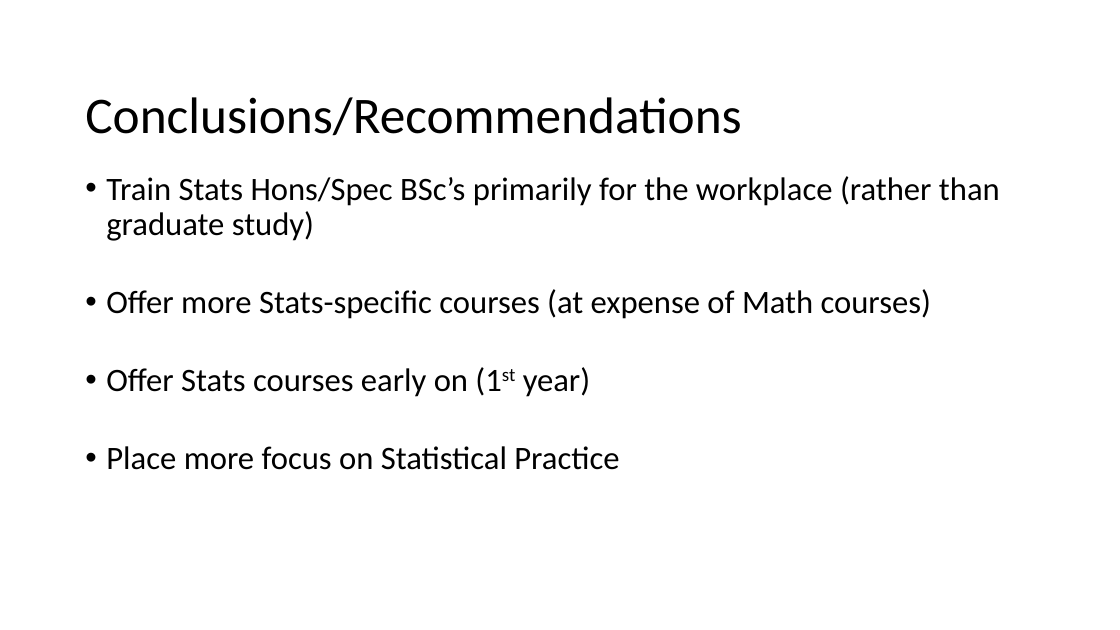
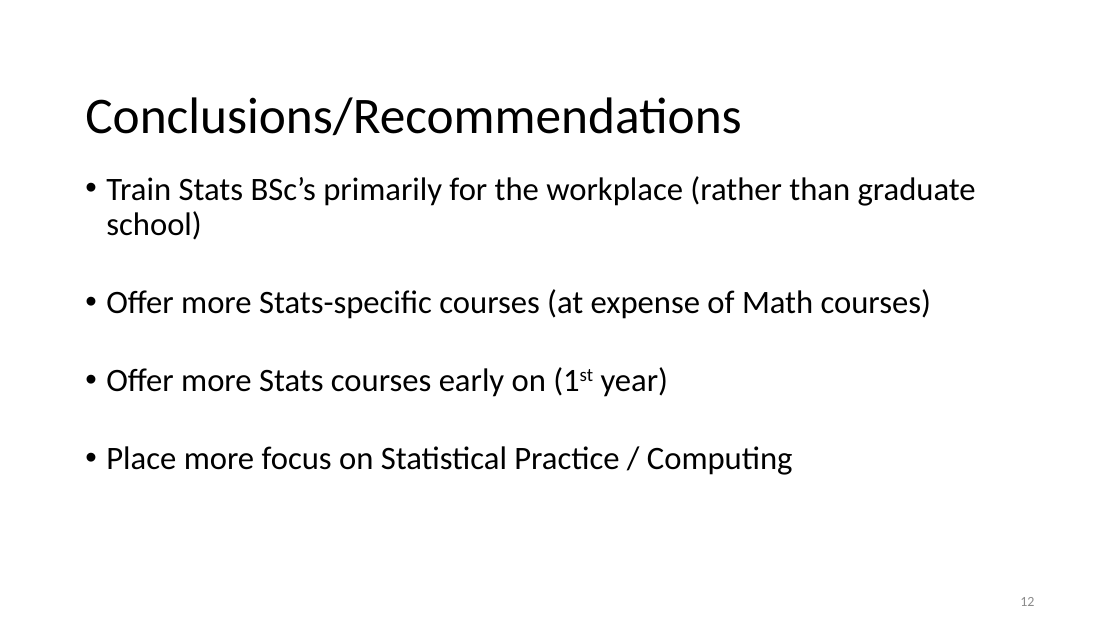
Before and after one commit to damouras/SoSC, a slide deck: slide 12 of Status fo Statistics Curricula.pptx. Drawn at 1120x630 pixels with LibreOffice and Linux fonts; fonts in the diff are those of the drawing. Boxes give left, top, right and bottom in pixels: in the first picture for what was removed or moved away, otherwise in the second. Text is boxed around its words. In the diff, an @@ line names an element or a change of style, - is before the commit and + after.

```diff
--- a/Status fo Statistics Curricula.pptx
+++ b/Status fo Statistics Curricula.pptx
@@ text at bbox=[106, 176, 976, 240]: text changed @@
-• Train Stats Hons/Spec BSc’s primarily for the workplace (rather than graduate study)
+• Train Stats BSc’s primarily for the workplace (rather than graduate school)
@@ text at bbox=[106, 367, 793, 475]: text changed @@
-• Offer Stats courses early on (1st year)
-• Place more focus on Statistical Practice
+• Offer more Stats courses early on (1st year)
+• Place more focus on Statistical Practice / Computing
@@ page number added at bbox=[1020, 597, 1034, 606], 12 pt, text #8C8C8C @@
+12
```
Also in this commit, not shown: 11 other slides changed, 5 other files.
